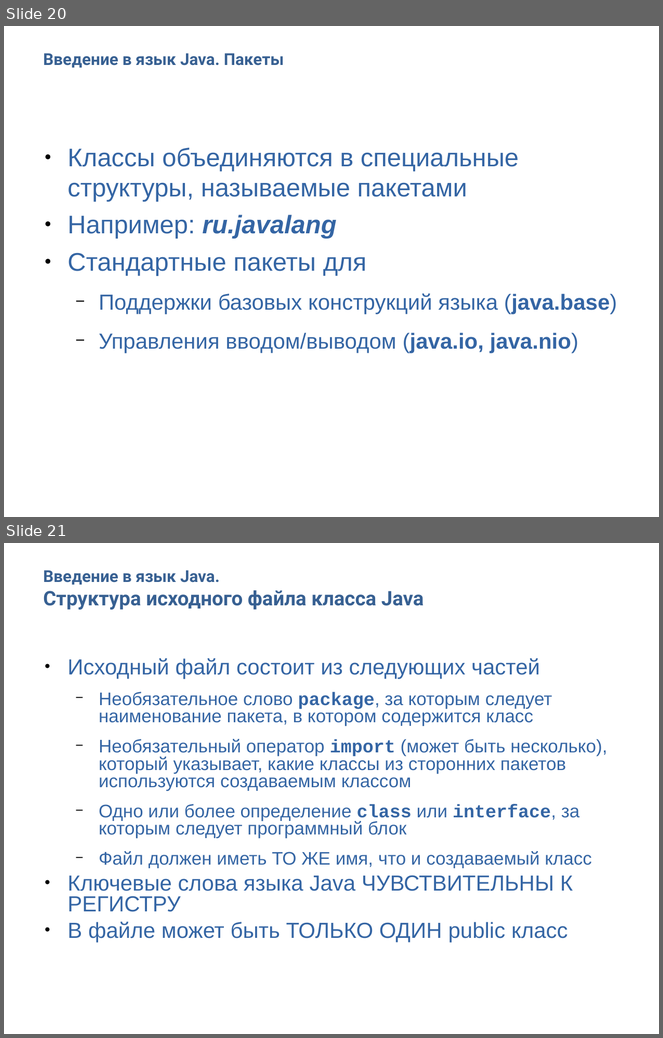
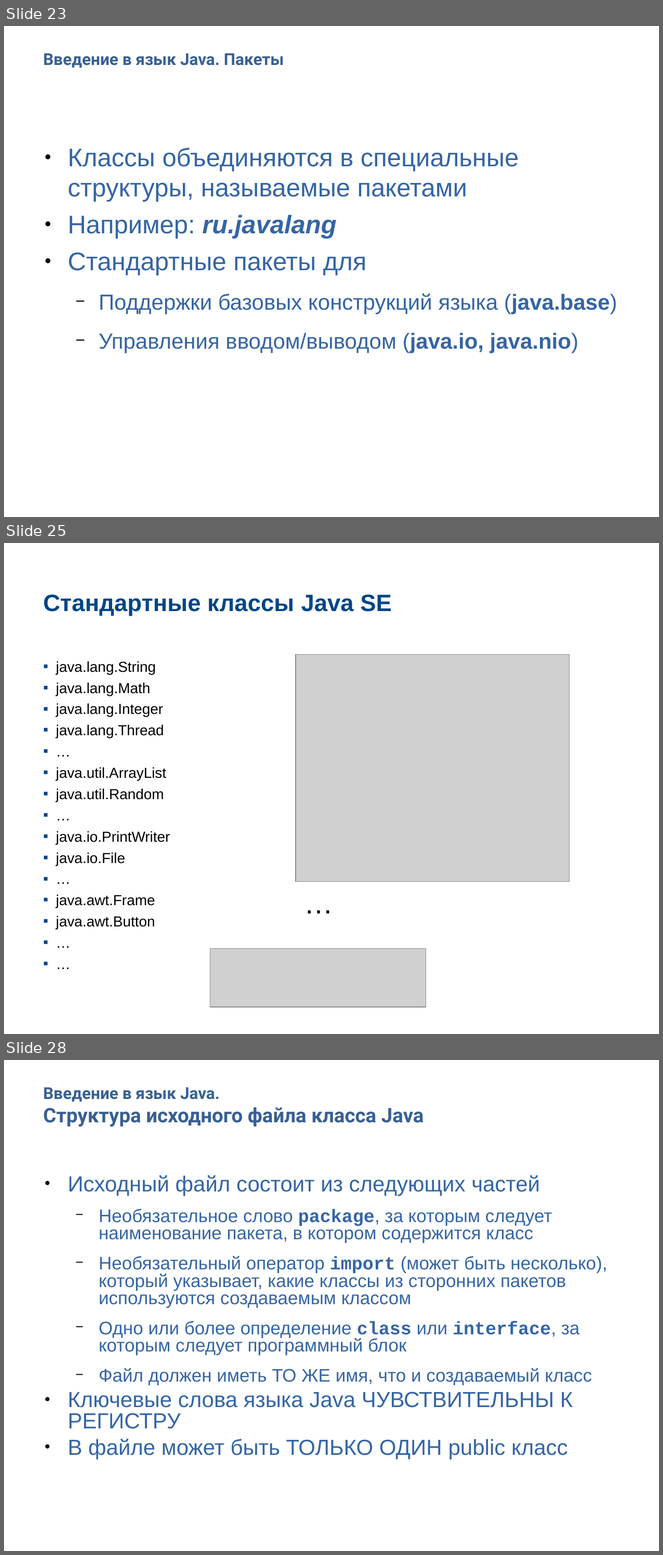
Before and after one commit to Vyacheslav2023/javase0111, a slide deck: presentation/JavaSE101Основы.pptx. Shown one above the other, each under a label of ours: slides 20 and 21 before the commit, slides 23, 25 and 28 after it; the slides between them are not shown. The pictures are 663x1038 and 663x1555 pixels, drawn with LibreOffice and Linux fonts; fonts in the diff are those of the drawing; grey boxes stand for pictures; background and template pictures are left out. Boxes give left, top, right and bottom in pixels: in the first picture for what was removed or moved away, otherwise in the second. Text is boxed around its words. In the diff, an @@ line names an element or a change of style, - is before the commit and + after.

```diff
--- a/presentation/JavaSE101Основы.pptx
+++ b/presentation/JavaSE101Основы.pptx
@@ slide 25 added at (4, 543, 659, 1034), background picture (left out) @@
@@ free added at (37, 563, 626, 644), 26 pt, text #004587, bold @@
+Стандартные классы Java SE
@@ free added at (37, 657, 294, 980), 16 pt, text #000000 @@
+▪ java.lang.String
+▪ java.lang.Math
+▪ java.lang.Integer
+▪ java.lang.Thread
+▪ …
+▪ java.util.ArrayList
+▪ java.util.Random
+▪ …
+▪ java.io.PrintWriter
+▪ java.io.File
+▪ …
+▪ java.awt.Frame
+▪ java.awt.Button
+▪ …
+▪ …
@@ picture added at (296, 654, 569, 882) @@
@@ free added at (298, 882, 340, 924), 32 pt, text #000000 @@
+…
@@ picture added at (210, 949, 426, 1007) @@
@@ what was slide 20 is now slide 23 @@
@@ what was slide 21 is now slide 28 @@
```
Also in this commit, not shown: 3 slides changed, 7 other slides added, 3 other files.
